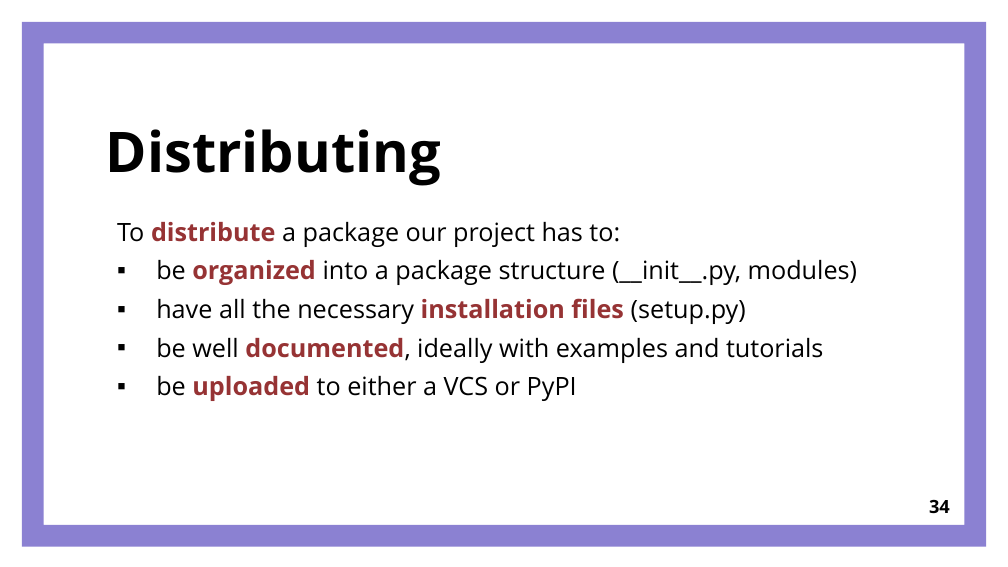
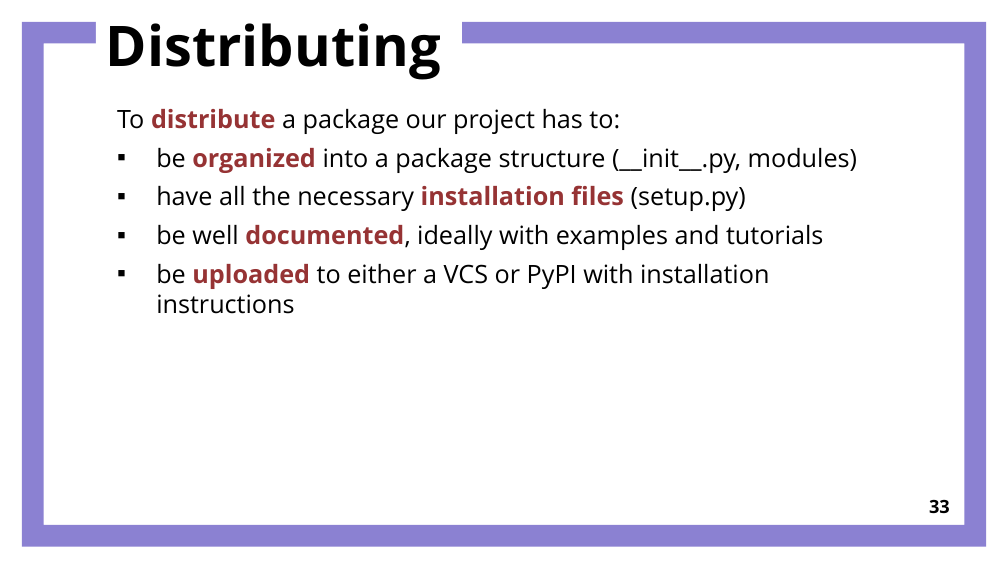
Before and after one commit to joejoeyjoseph/2019-camerino-ODD, a slide deck: slide 33 of materials/ODD_presentation.pptx (slide 34 before the commit). Drawn at 1008x567 pixels with LibreOffice and Linux fonts; fonts in the diff are those of the drawing. Boxes give left, top, right and bottom in pixels: in the first picture for what was removed or moved away, otherwise in the second. Text is boxed around its words. In the diff, an @@ line names an element or a change of style, - is before the commit and + after.

```diff
--- a/materials/ODD_presentation.pptx
+++ b/materials/ODD_presentation.pptx
@@ title "Distributing": place and size @@
-title "Distributing" at (106,129,441,186)
+title "Distributing" at (106,23,441,80)
@@ title "Distributing" at (106,23,441,80): vertical alignment bottom to top @@
@@ text "To distribute a package our ...": place and size @@
-text "To distribute a package our ..." at (117,222,857,401)
+text "To distribute a package our ..." at (117,109,857,314)
@@ text at (156,264,769,314): text changed @@
-▪ be uploaded to either a VCS or PyPI
+▪ be uploaded to either a VCS or PyPI with installation instructions
@@ page number at (929,500,950,513): text changed @@
-34
+33
```
Also in this commit, not shown: 28 other slides changed, 2 slides added, 3 slides removed, 2 other files.
